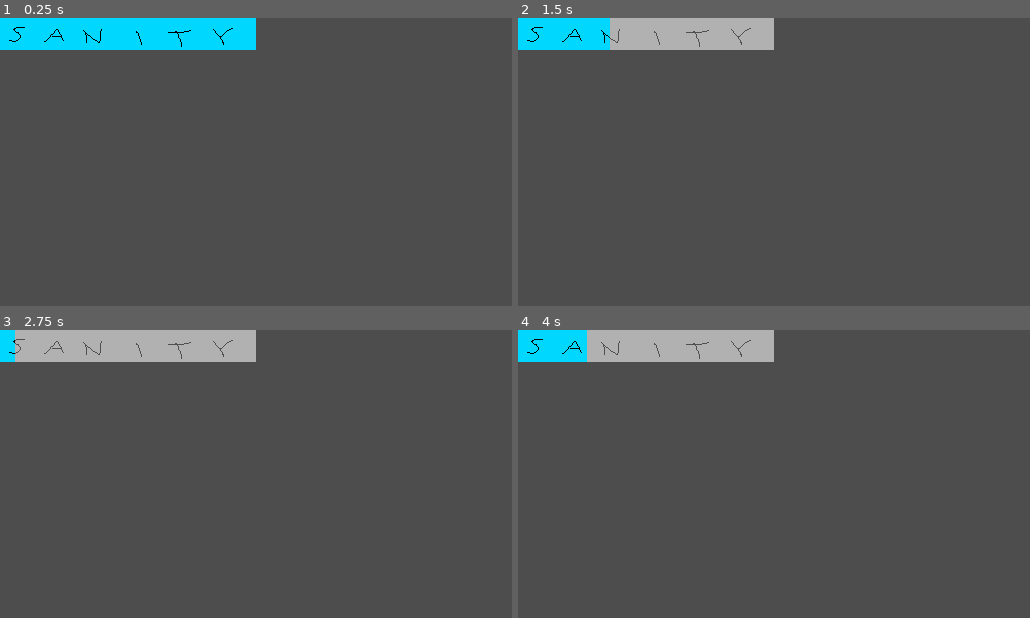
Above: before the commit, frames 1-4 (two rows, left to right).
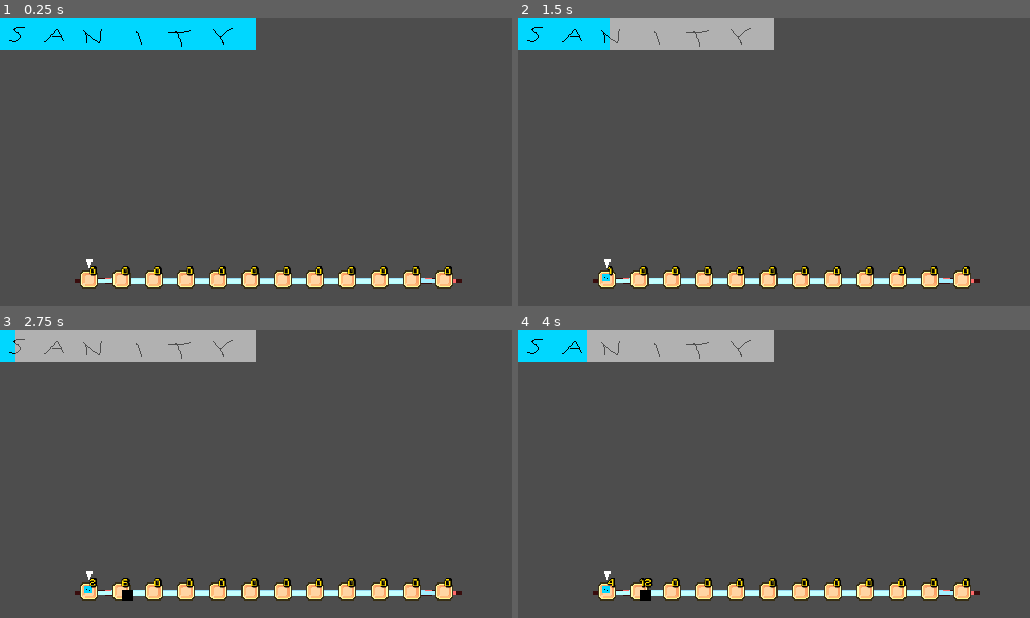
Above: after the commit, the same moments.

Repository: USV-GAM236-SPR24/Smog
Game: Godot game, scene res://scenes/game.tscn
Two runs of this game, one before a commit and one after it. Both use one fixed random seed, a clock stepped at 60 frames per second and the inputs below.
Inputs (mouse positions are in pixels of both pictures, inside the frame that each line leads up to):
- Up to frame 1 (0.25 s): no input
- Up to frame 2 (1.5 s): click (610, 280) at 0.52 s; tap Enter (ui_accept) at 1.25 s; hold Right (ui_right) from 1.28 s (still down); tap T at 1.35 s
- Up to frame 3 (2.75 s): tap Enter (ui_accept) at 1.52, 2, 2.27 s; tap F at 1.55, 2.1 s; release Right (ui_right) at 2.03 s; hold Left (ui_left) from 2.03 s (still down); tap T at 2.3 s
- Up to frame 4 (4 s): tap Enter (ui_accept) at 2.75, 3.5, 3.77 s; release Left (ui_left) at 2.78 s; hold Right (ui_right) from 2.78 s (still down); tap T at 2.85, 3.8 s; tap F at 3.05, 3.6 s

The runs differ from the first frame. In frame 1, 3.6% of the frame differs, in the area x 14-91%, y 83-95%; in frame 2, 3.6%; in frame 3, 3.6%; in frame 4, 3.6%.
Error before the commit: Parse Error: Preload file "res://scenes/temp/item.tscn" does not exist. (res://scripts/inventory.gd:24)

Commit message:
Small change
fixed some small errors from last push

Diff:
--- a/Smog/scripts/Panel.gd
+++ b/Smog/scripts/Panel.gd
@@ -18,7 +18,7 @@
 
 #adds items to the panel, unless more items are in panel than allowed
 func add_item(item : Item):
-	if get_child(0).get_child_count() + 1 <= MAX_ITEMS: #and item.get_parent() == null:
+	if get_child(0).get_child_count() + 1 <= MAX_ITEMS and item.get_parent() == null:
 		%items.add_child(item)
 	_update_counter()
 
--- a/Smog/scripts/inventory.gd
+++ b/Smog/scripts/inventory.gd
@@ -21,8 +21,8 @@
 extends Node2D
 
 #example item scenes
-var item_scene : PackedScene = preload("res://scenes/temp/item.tscn")
-var item2_scene : PackedScene = preload("res://scenes/temp/item_2.tscn")
+var item_scene : PackedScene = preload("res://scenes/inventory/temp/item.tscn")
+var item2_scene : PackedScene = preload("res://scenes/inventory/temp/item_2.tscn")
 
 #index of currently selected panel in panels
 var selectedPanelIndex = 0
